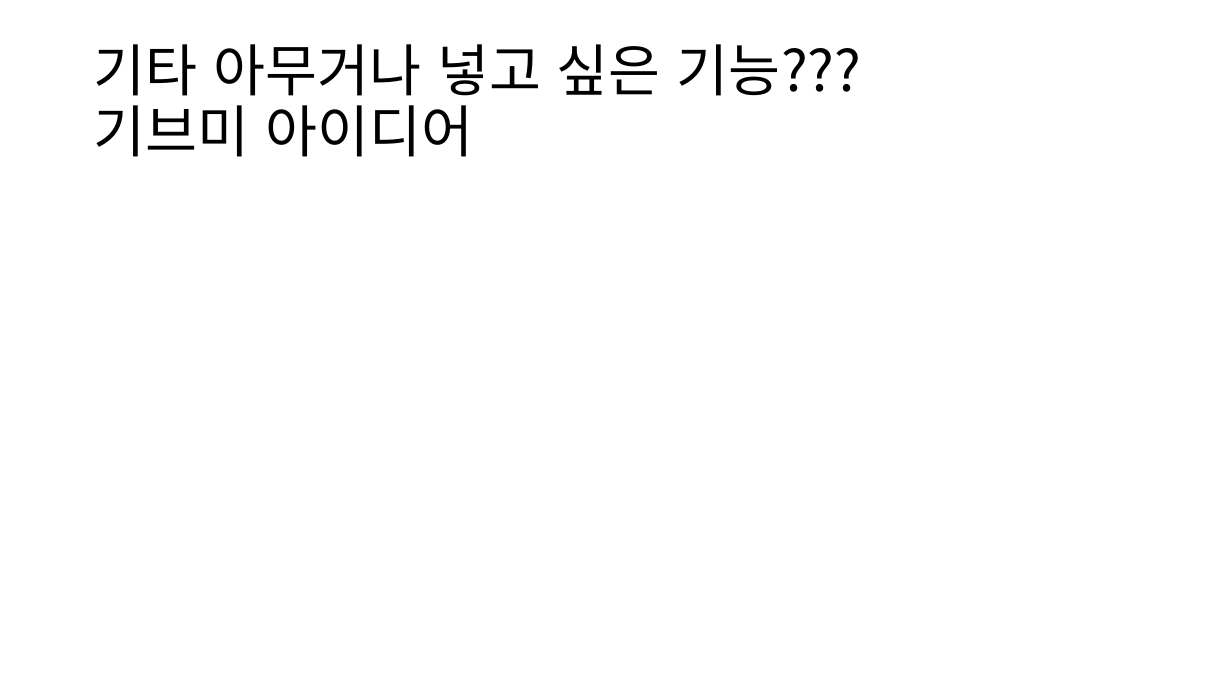
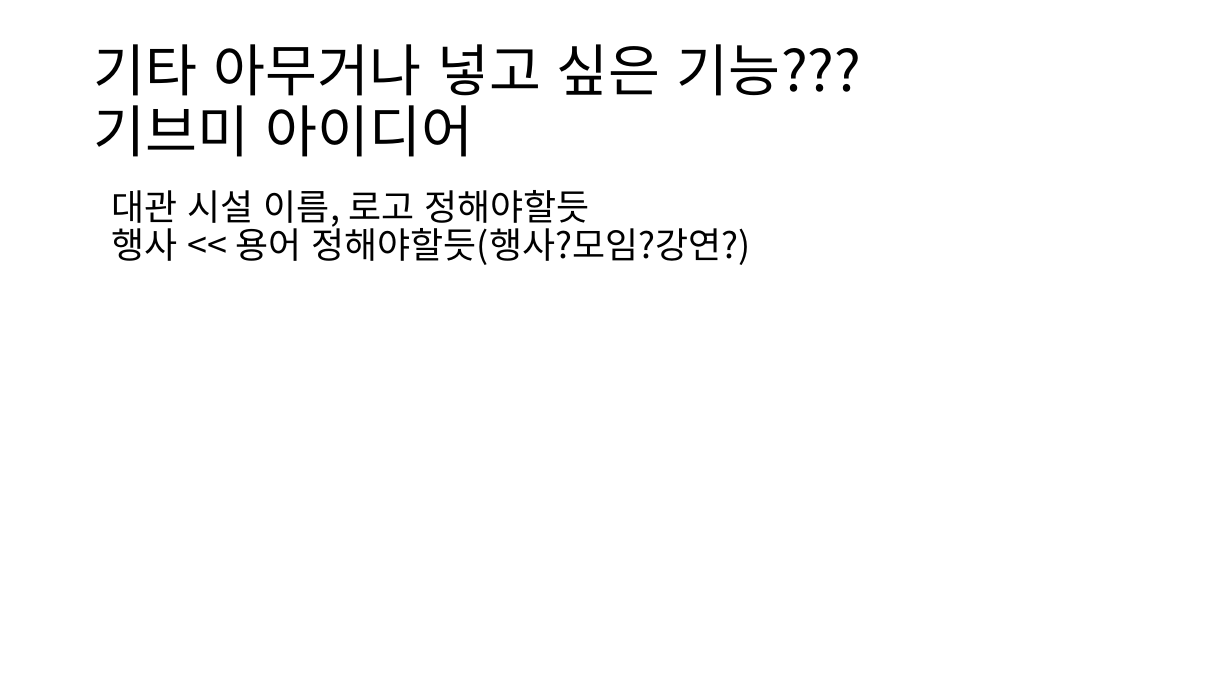
Before and after one commit to ezenteam2/e-Zone, a slide deck: slide 4 of 1 기능 정의/project05 - 기능 정의 - 서희.pptx. Drawn at 1232x693 pixels with LibreOffice and Linux fonts; fonts in the diff are those of the drawing. Boxes give left, top, right and bottom in pixels: in the first picture for what was removed or moved away, otherwise in the second. Text is boxed around its words. In the diff, an @@ line names an element or a change of style, - is before the commit and + after.

```diff
--- a/1 기능 정의/project05 - 기능 정의 - 서희.pptx
+++ b/1 기능 정의/project05 - 기능 정의 - 서희.pptx
@@ text added at [112, 190, 750, 265], 28 pt, text #000000 @@
+대관 시설 이름, 로고 정해야할듯
+행사 << 용어 정해야할듯(행사?모임?강연?)
```
Also in this commit, not shown: 2 other slides changed, 1 other file.
